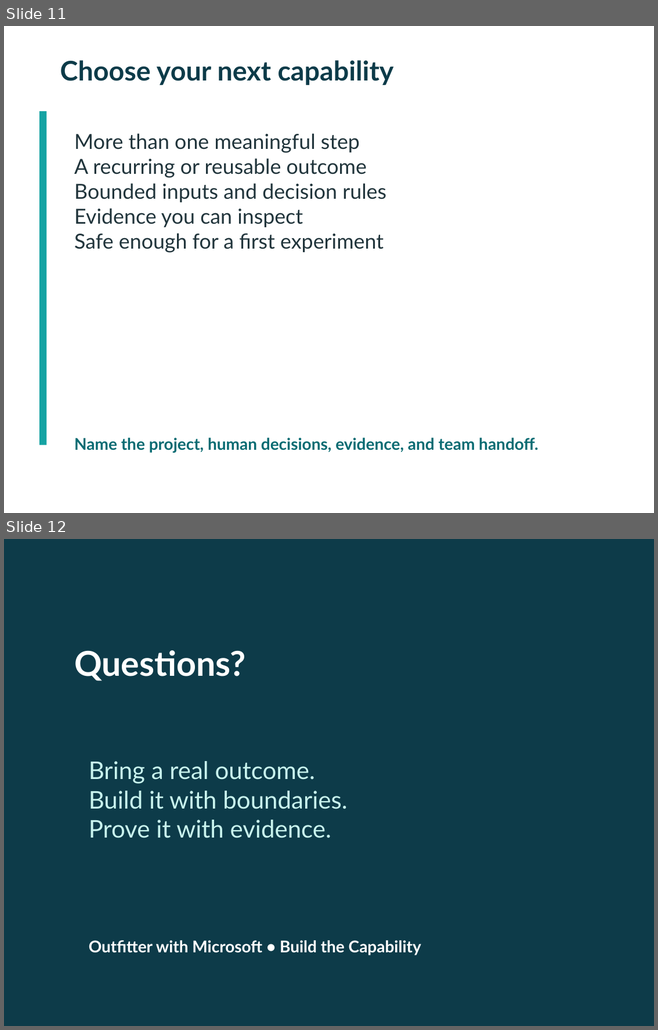
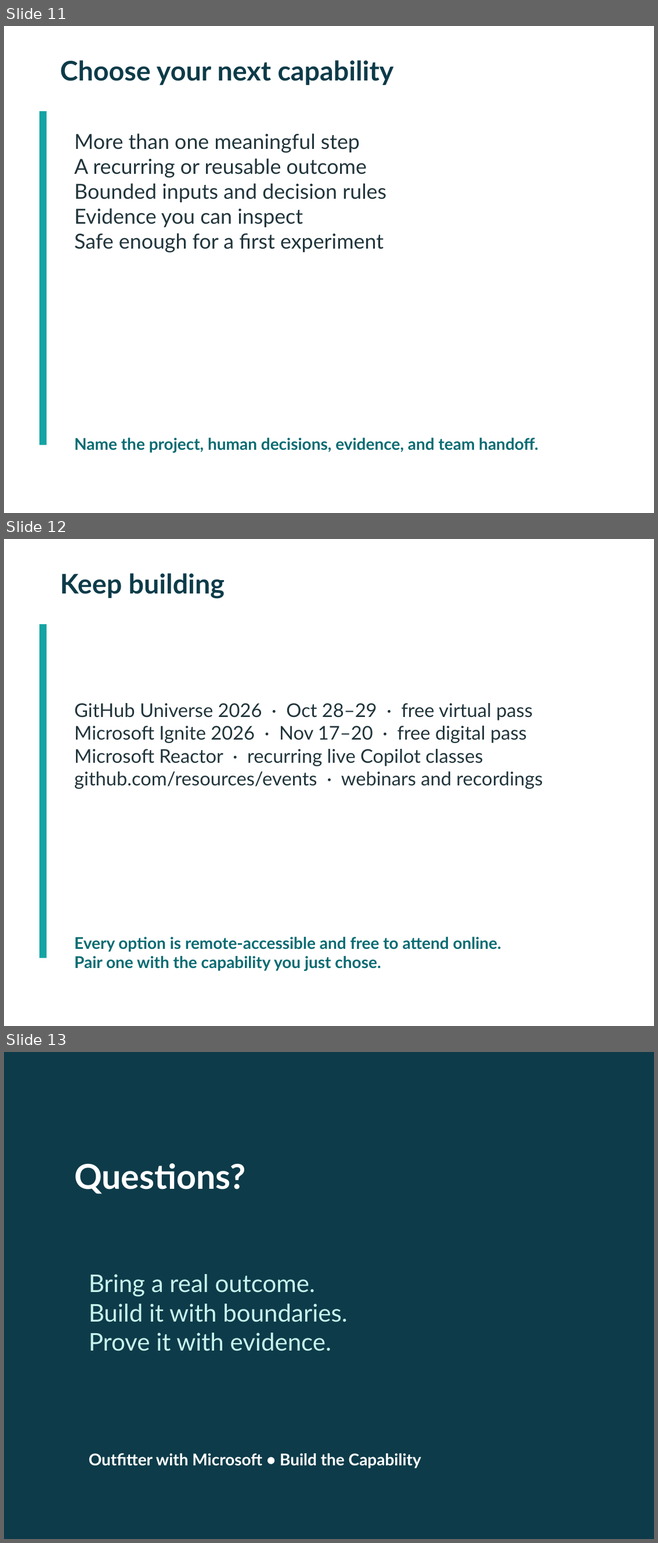
Before and after one commit to beardofedu/github-copilot-professional-productivity-training, a slide deck: outfitter-with-microsoft.pptx. Shown one above the other, each under a label of ours: slides 11 and 12 before the commit, slides 11, 12 and 13 after it. The pictures are 658x1030 and 658x1543 pixels, drawn with LibreOffice and Linux fonts; fonts in the diff are those of the drawing. Boxes give left, top, right and bottom in pixels: in the first picture for what was removed or moved away, otherwise in the second. Text is boxed around its words. In the diff, an @@ line names an element or a change of style, - is before the commit and + after.

```diff
--- a/outfitter-with-microsoft.pptx
+++ b/outfitter-with-microsoft.pptx
@@ slide 12 added at [4, 539, 654, 1026], background #FFFFFF @@
@@ text added at [60, 573, 224, 599], 30 pt, text #0D3B49, bold @@
+Keep building
@@ rectangle added at [40, 624, 47, 958], fill #15A3A3 @@
@@ text added at [74, 703, 542, 789], 21 pt, text #20343B @@
+GitHub Universe 2026 · Oct 28–29 · free virtual pass
+Microsoft Ignite 2026 · Nov 17–20 · free digital pass
+Microsoft Reactor · recurring live Copilot classes
+github.com/resources/events · webinars and recordings
@@ text added at [74, 937, 501, 971], 18 pt, text #096B72, bold @@
+Every option is remote-accessible and free to attend online.
+Pair one with the capability you just chose.
@@ what was slide 12 is now slide 13 @@
```
Also in this commit, not shown: 8 other files.
